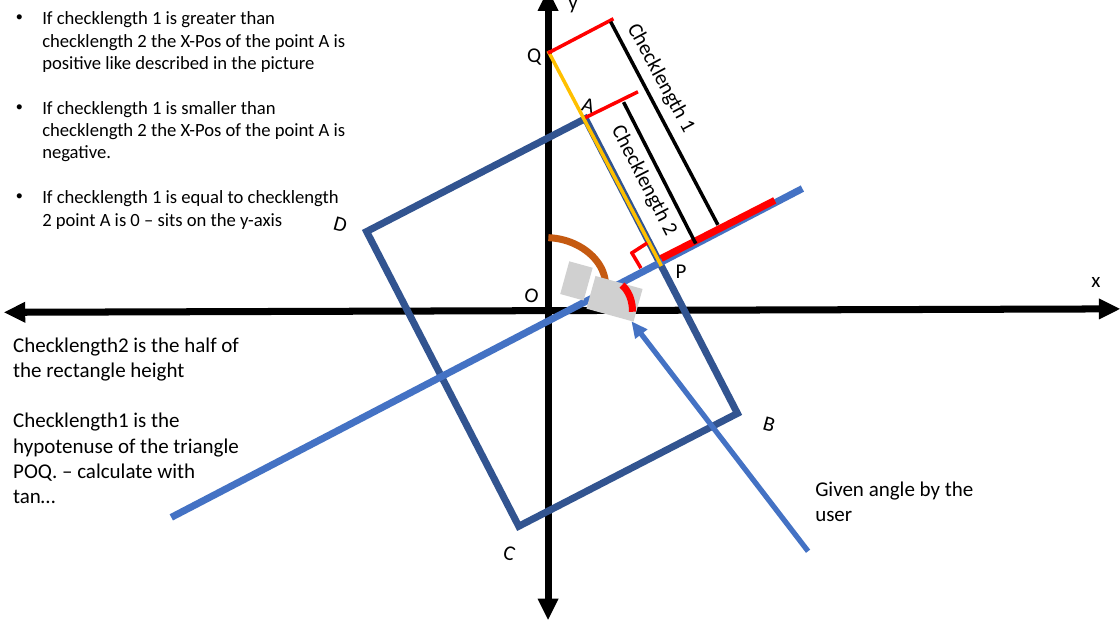
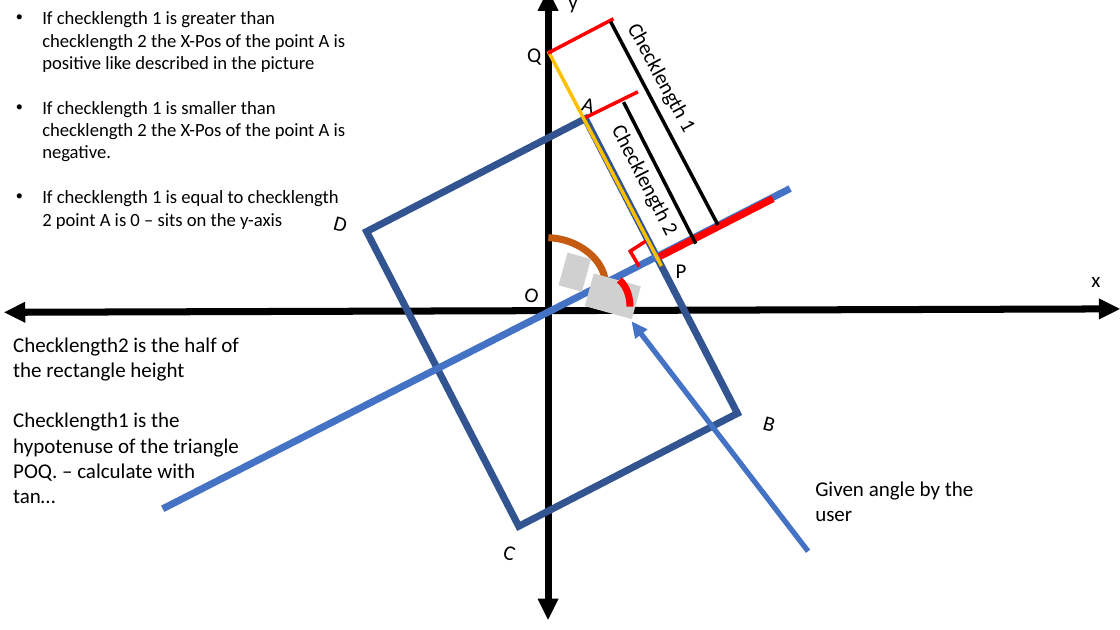
Before and after one commit to Jair-F/Safe, a slide deck: slide 2 of doc/turned rectangle/rotated_rect.pptx. Drawn at 1120x630 pixels with LibreOffice and Linux fonts; fonts in the diff are those of the drawing; grey boxes stand for pictures. Boxes give left, top, right and bottom in pixels: in the first picture for what was removed or moved away, otherwise in the second. Text is boxed around its words. In the diff, an @@ line names an element or a change of style, - is before the commit and + after.

```diff
--- a/doc/turned rectangle/rotated_rect.pptx
+++ b/doc/turned rectangle/rotated_rect.pptx
@@ line moved from (171, 518) - (802, 189) to (163, 509) - (791, 188) @@
@@ picture: place and size @@
-picture at [561,261,593,300]
+picture at [559,253,591,292]
@@ arc (boxed as its full ellipse): place and size @@
-arc (boxed as its full ellipse) at [567,274,641,361]
+arc (boxed as its full ellipse) at [564,268,638,355]
```
Also in this commit, not shown: 1 other slide changed, 1 slide added, 2 slides removed, 1 other file.
